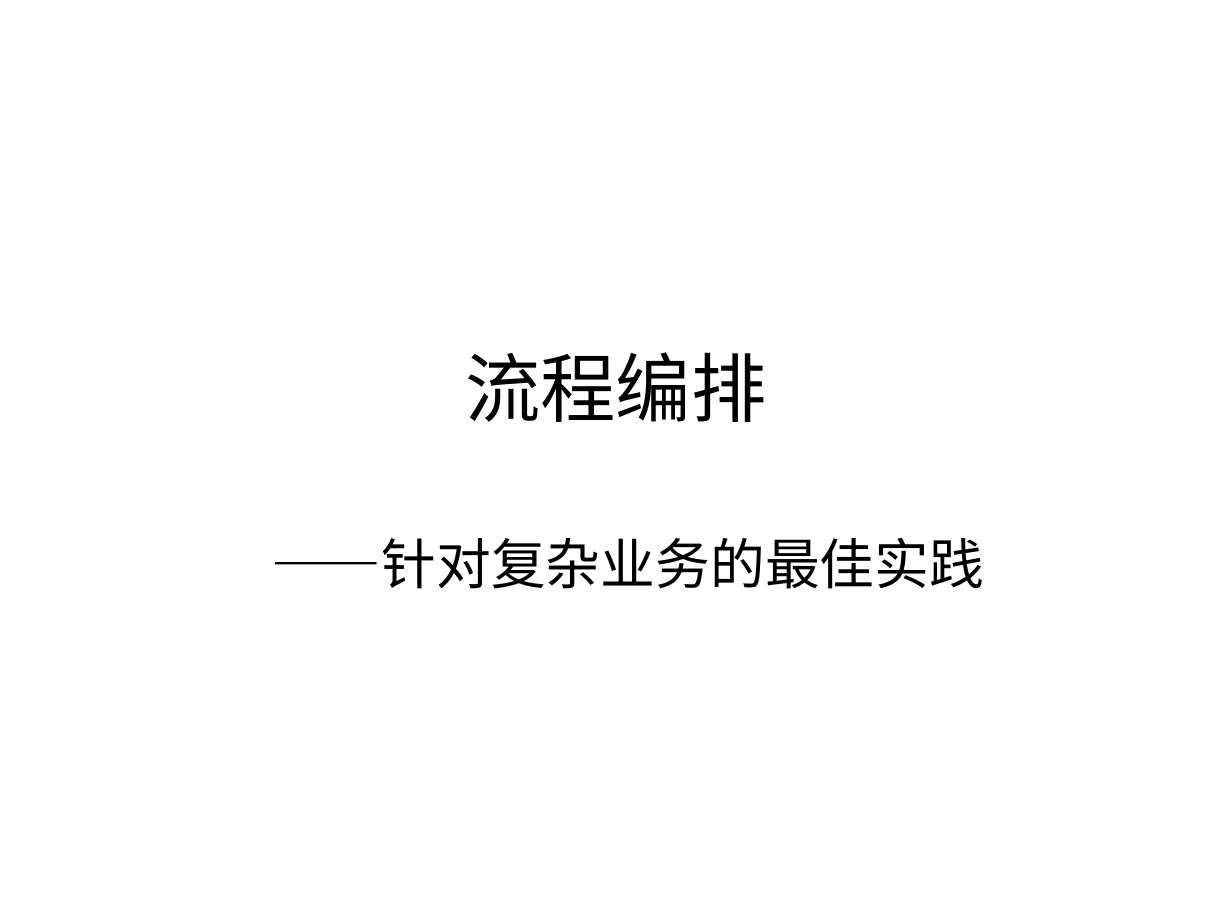
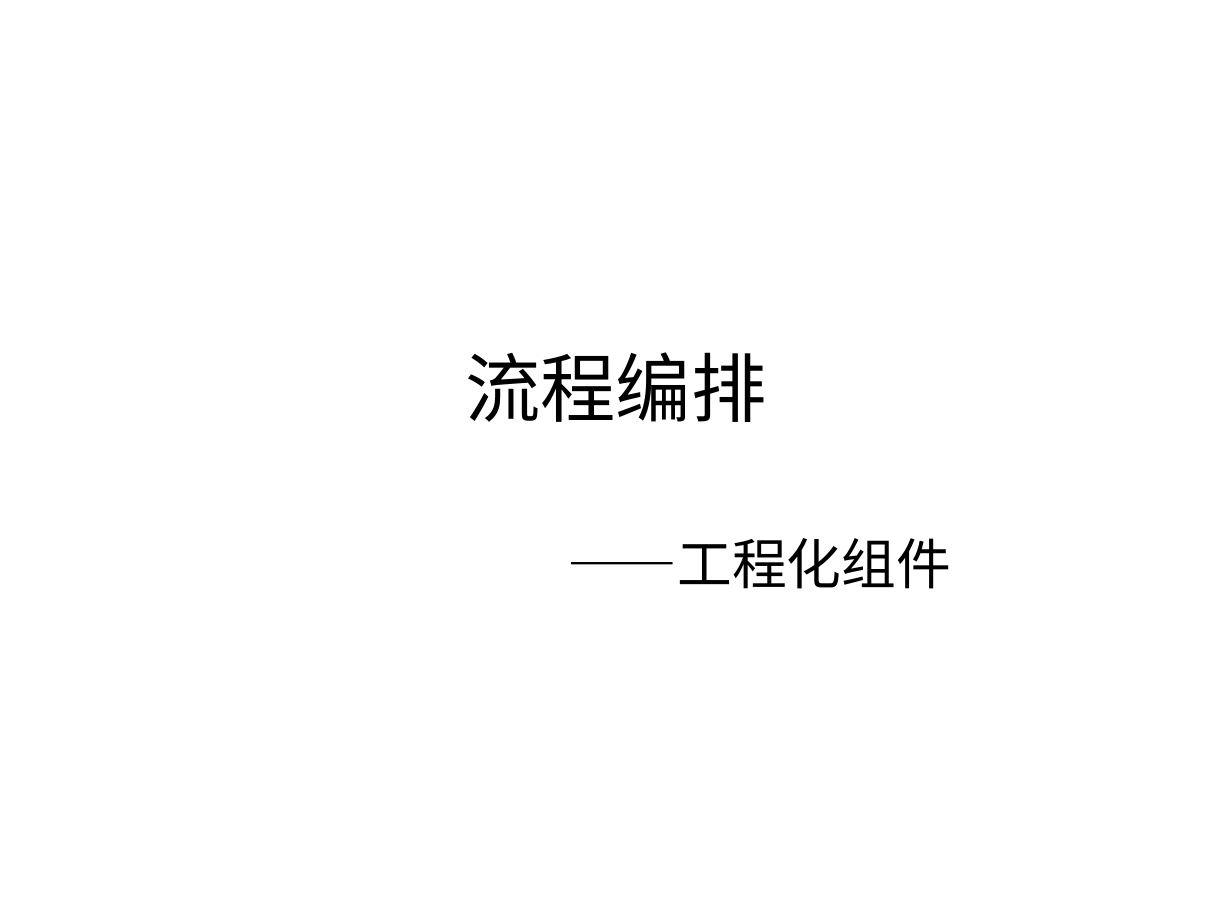
Before and after one commit to mmbbdddd/process-control, a slide deck: slide 1 of doc/流程编排组件说明.pptx. Drawn at 1232x924 pixels with LibreOffice and Linux fonts; fonts in the diff are those of the drawing. Boxes give left, top, right and bottom in pixels: in the first picture for what was removed or moved away, otherwise in the second. Text is boxed around its words. In the diff, an @@ line names an element or a change of style, - is before the commit and + after.

```diff
--- a/doc/流程编排组件说明.pptx
+++ b/doc/流程编排组件说明.pptx
@@ subtitle at (567,538,951,589): text changed @@
-——针对复杂业务的最佳实践
+——工程化组件
```
Also in this commit, not shown: 1 other slide changed, 5 slides added, 10 slides removed, 2 other files.
